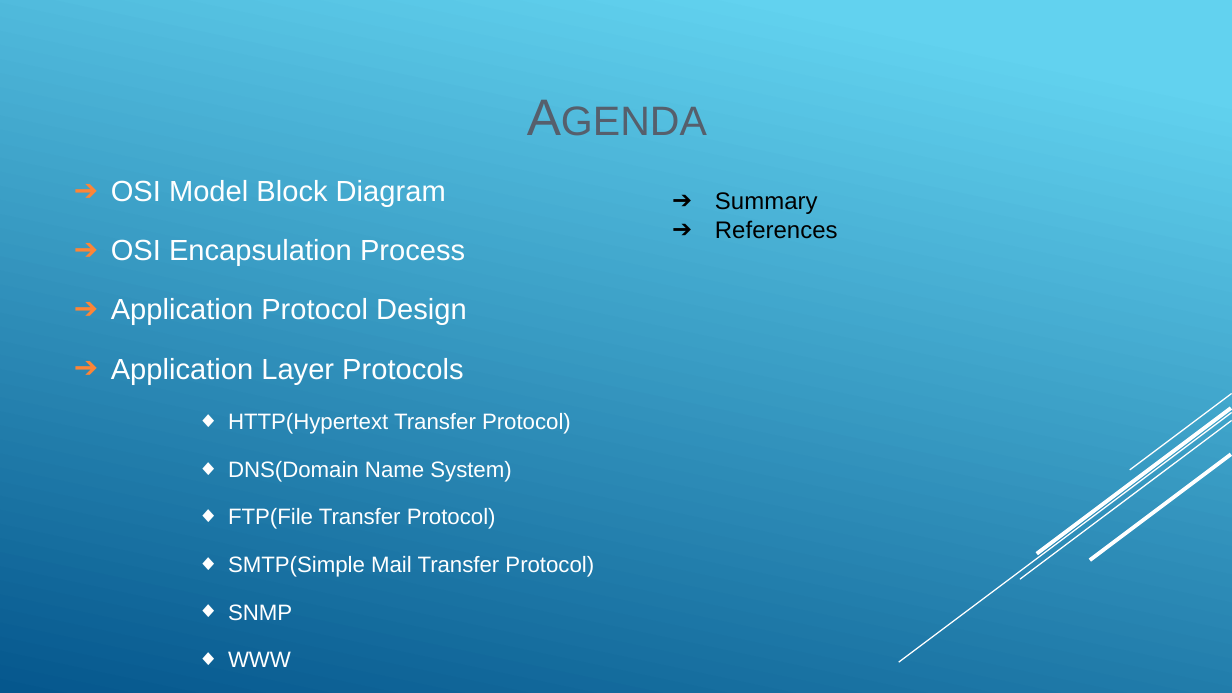
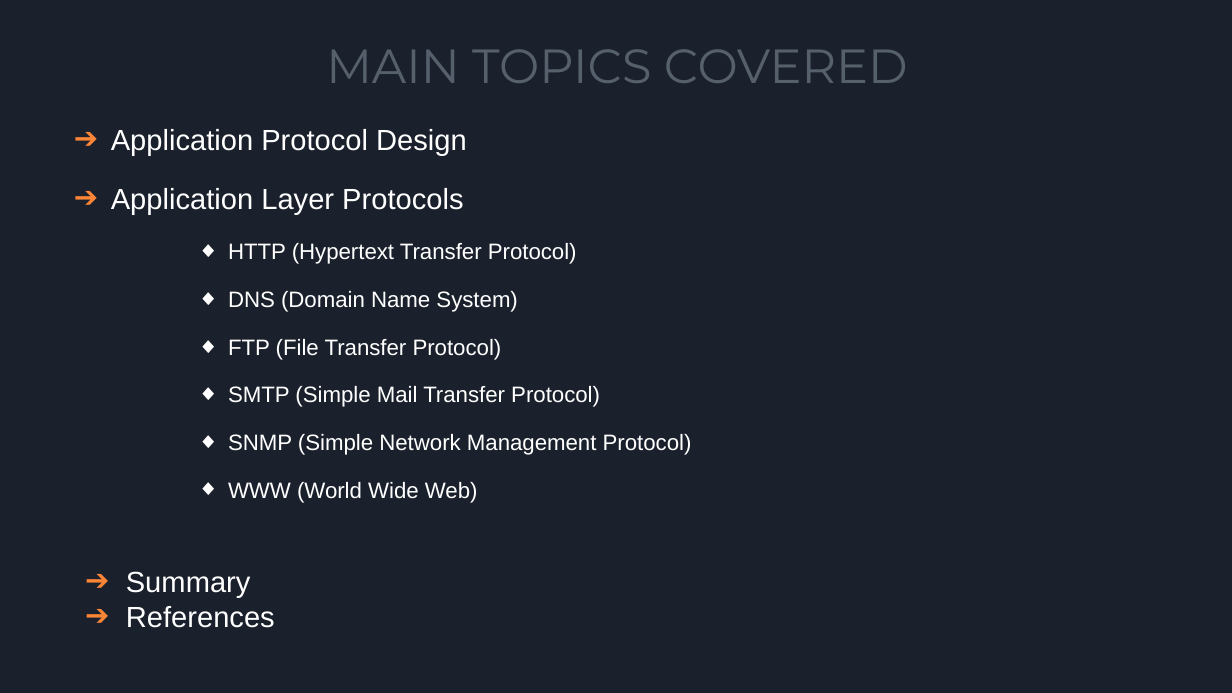
Before and after one commit to snehaljha/mini-project, a slide deck: slide 2 of EC 1307- Data communication and networking/Data_Com.pptx (slide 1 before the commit). Drawn at 1232x693 pixels with LibreOffice and Linux fonts; fonts in the diff are those of the drawing. Boxes give left, top, right and bottom in pixels: in the first picture for what was removed or moved away, otherwise in the second. Text is boxed around its words. In the diff, an @@ line names an element or a change of style, - is before the commit and + after.

Commit message:
Added Slides

```diff
--- a/EC 1307- Data communication and networking/Data_Com.pptx
+++ b/EC 1307- Data communication and networking/Data_Com.pptx
@@ background gradient #62D2EF to #05578D to #1B212C @@
@@ title added at [326, 49, 908, 83], 28 pt, text #565F6C @@
+MAIN TOPICS COVERED
@@ title removed at [0, 90, 1232, 139] @@
-AGENDA
@@ text "Application Protocol Design": place and size @@
-text "Application Protocol Design" at [111, 180, 594, 667]
+text "Application Protocol Design" at [111, 129, 692, 503]
@@ text at [111, 180, 465, 265]: paragraphs removed @@
-➔ OSI Model Block Diagram
-➔ OSI Encapsulation Process
@@ text at [228, 243, 692, 503]: text changed @@
-  ◆ HTTP(Hypertext Transfer Protocol)
-  ◆ DNS(Domain Name System)
-  ◆ FTP(File Transfer Protocol)
-  ◆ SMTP(Simple Mail Transfer Protocol)
-  ◆ SNMP
-  ◆ WWW
+  ◆ HTTP (Hypertext Transfer Protocol)
+  ◆ DNS (Domain Name System)
+  ◆ FTP (File Transfer Protocol)
+  ◆ SMTP (Simple Mail Transfer Protocol)
+  ◆ SNMP (Simple Network Management Protocol)
+  ◆ WWW (World Wide Web)
@@ group removed at [899, 393, 1232, 663]: 5 lines @@
@@ text "Summary": place and size @@
-text "Summary" at [715, 192, 838, 239]
+text "Summary" at [126, 571, 275, 628]
@@ text "Summary" at [126, 571, 275, 628]: size 14 to 17 pt, text colour #000000 to #FFFFFF; indent changed; line spacing 1 to 1.5; bullet colour #000000 to #FD8536 @@
```
Also in this commit, not shown: 37 other slides changed, 11 slides added, 25 slides removed.
